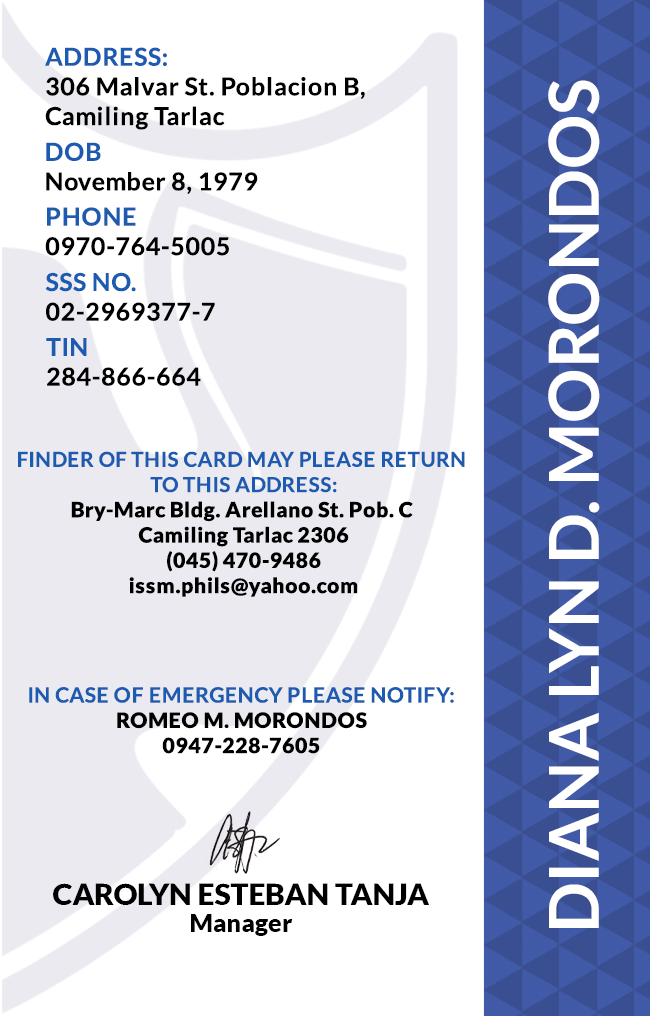
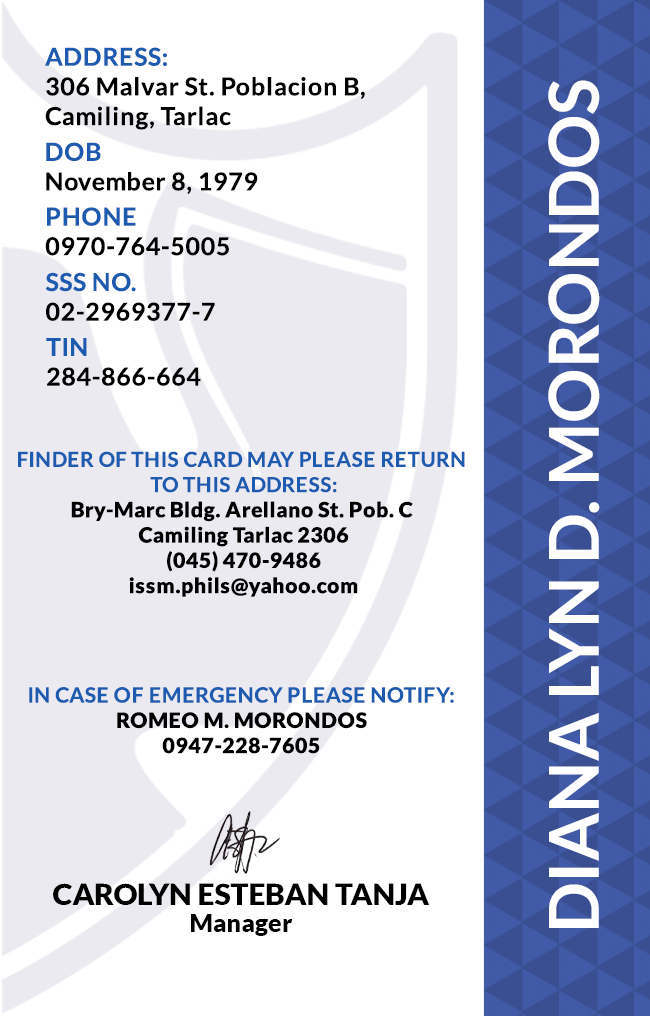
Revision of a layered 650 × 1016 image; what changed, layer by layer:
renamed "ADDRESS: 306 Malvar St. Poblacion B, Camiling Tarlac" to "ADDRESS: 306 Malvar St. Poblacion B, Camiling, Tarlac", painted on it over [150, 106, 231, 129]
